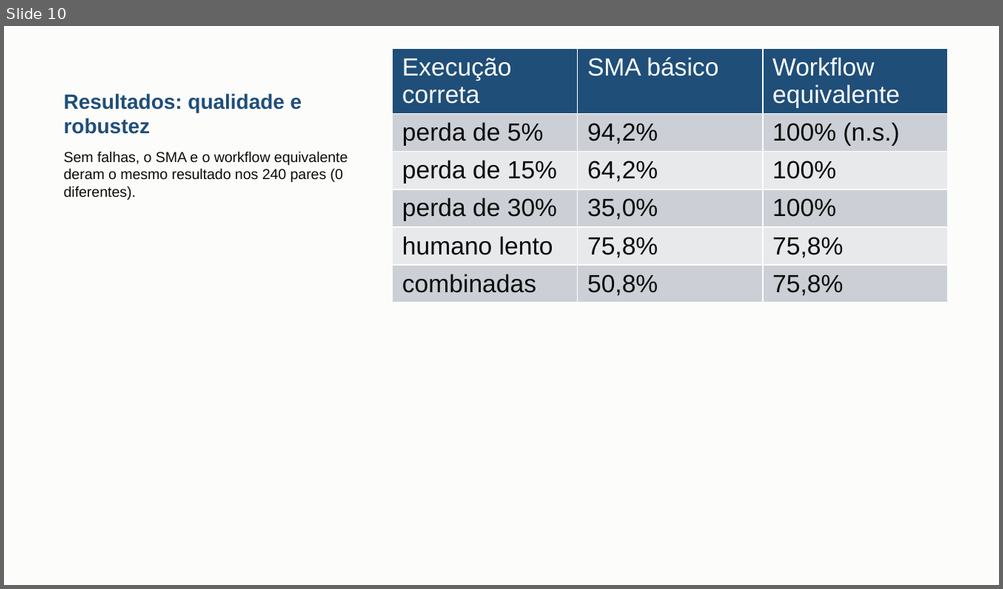
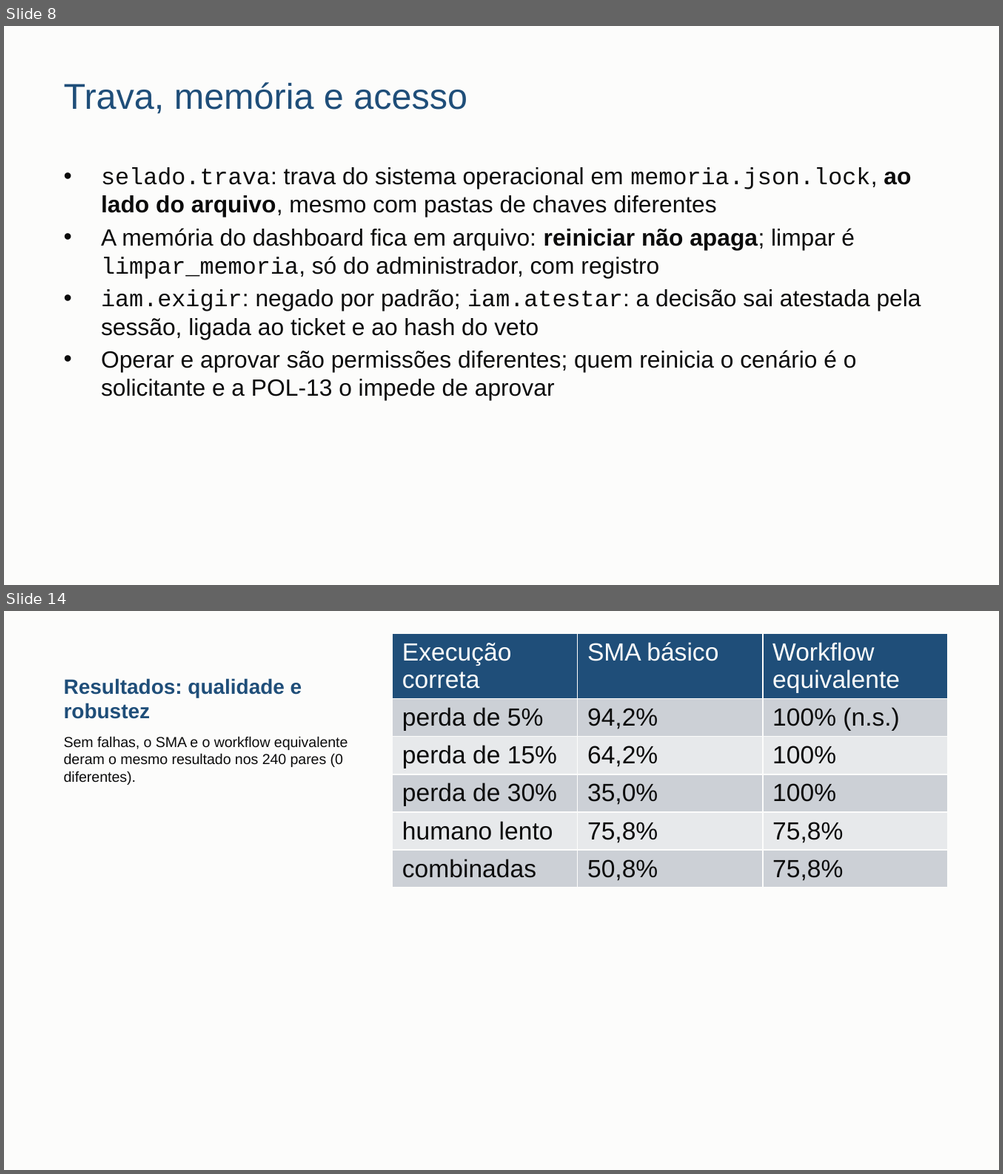
Before and after one commit to danrley-ribeiro/fin-dept-multiagents-project, a slide deck: entregas/dsm4/apresentacao/DSM4-apresentacao.pptx. Shown one above the other, each under a label of ours: slide 10 before the commit, slides 8 and 14 after it; the slides between them are not shown. The pictures are 1003x589 and 1003x1174 pixels, drawn with LibreOffice and Linux fonts; fonts in the diff are those of the drawing. Boxes give left, top, right and bottom in pixels: in the first picture for what was removed or moved away, otherwise in the second. Text is boxed around its words. In the diff, an @@ line names an element or a change of style, - is before the commit and + after.

```diff
--- a/entregas/dsm4/apresentacao/DSM4-apresentacao.pptx
+++ b/entregas/dsm4/apresentacao/DSM4-apresentacao.pptx
@@ slide 8 added at <box>4,26,999,585</box>, background #FCFCFB @@
@@ title added at <box>64,82,467,114</box>, 26 pt, text #1F4E79 @@
+Trava, memória e acesso
@@ text added at <box>101,167,921,400</box>, 17 pt, text #0B0B0B @@
+• selado.trava: trava do sistema operacional em memoria.json.lock, ao lado do arquivo, mesmo com pastas de chaves diferentes
+• A memória do dashboard fica em arquivo: reiniciar não apaga; limpar é limpar_memoria, só do administrador, com registro
+• iam.exigir: negado por padrão; iam.atestar: a decisão sai atestada pela sessão, ligada ao ticket e ao hash do veto
+• Operar e aprovar são permissões diferentes; quem reinicia o cenário é o solicitante e a POL-13 o impede de aprovar
@@ what was slide 10 is now slide 14 @@
```
Also in this commit, not shown: 11 slides changed, 3 other slides added, 1 slide removed, 2 other files.
